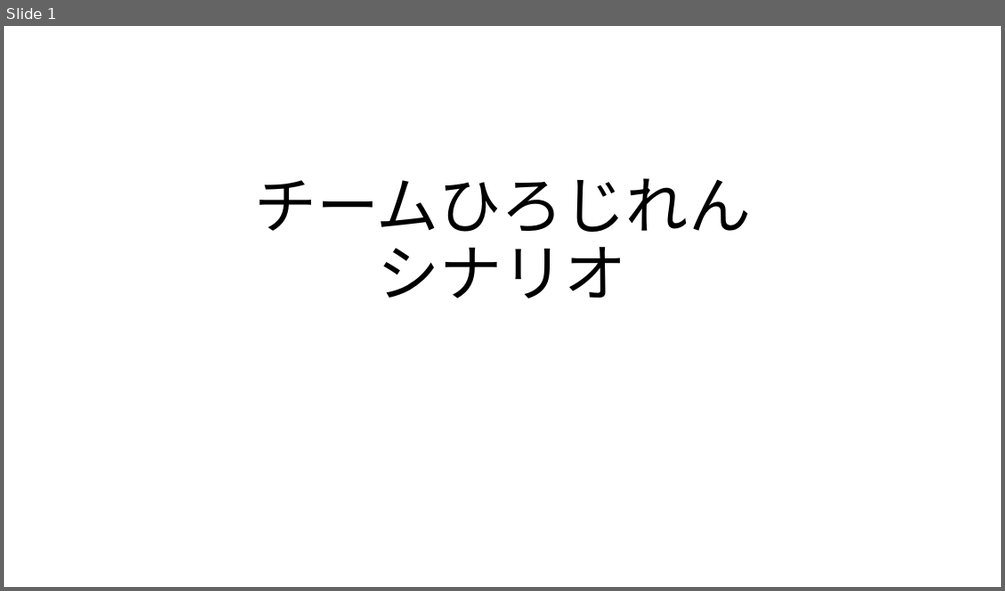
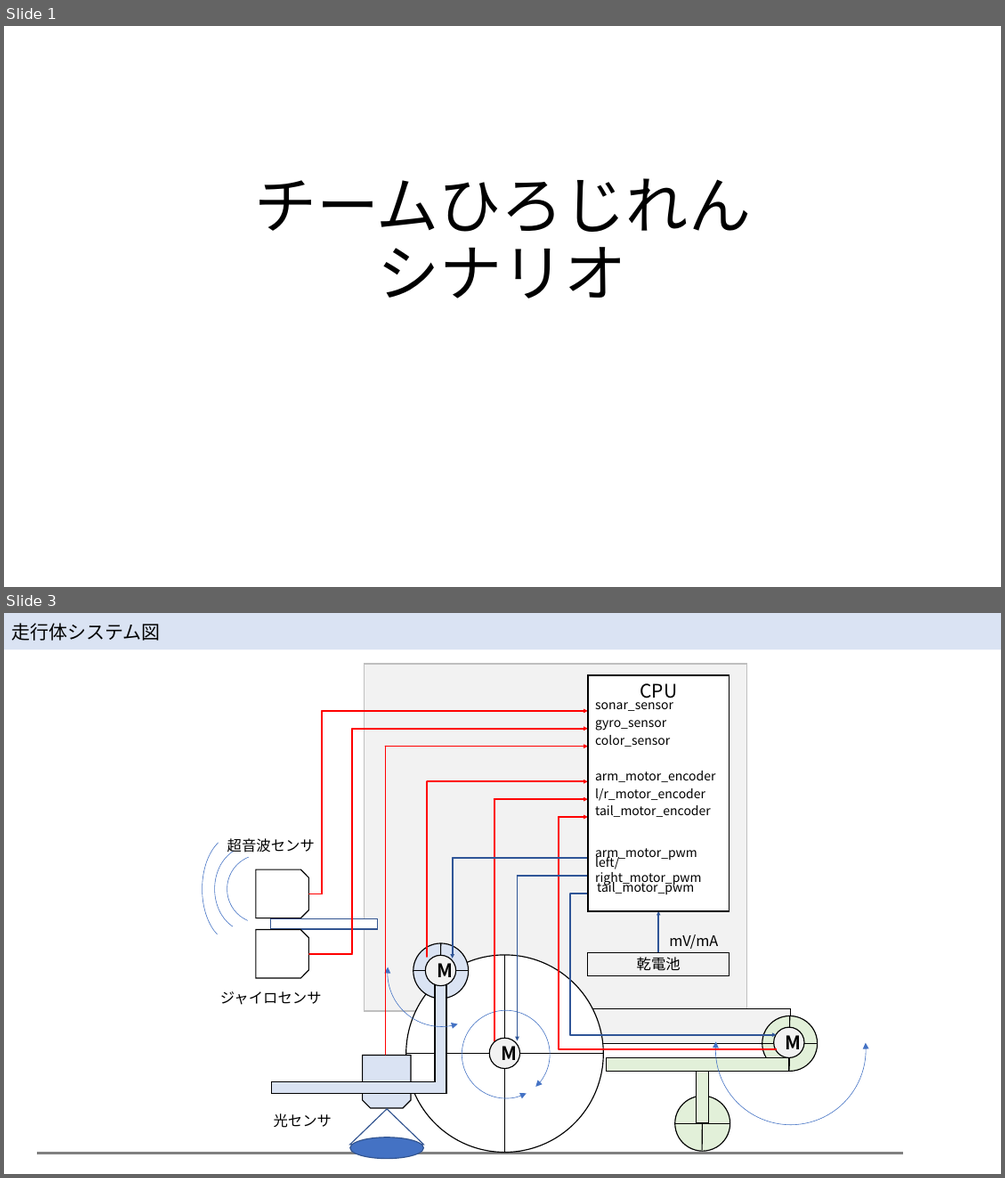
Before and after one commit to McRobo2019/ET_Robo_2019, a slide deck: Documents/hirojiren_scenario.pptx. Shown one above the other, each under a label of ours: slide 1 before the commit, slides 1 and 3 after it; the slides between them are not shown. The pictures are 1005x591 and 1005x1178 pixels, drawn with LibreOffice and Linux fonts; fonts in the diff are those of the drawing. Boxes give left, top, right and bottom in pixels: in the first picture for what was removed or moved away, otherwise in the second. Text is boxed around its words. In the diff, an @@ line names an element or a change of style, - is before the commit and + after.

```diff
--- a/Documents/hirojiren_scenario.pptx
+++ b/Documents/hirojiren_scenario.pptx
@@ slide 3 added at bbox=[4, 613, 1001, 1174], background #FFFFFF @@
@@ rectangle added at bbox=[4, 613, 1001, 649], fill #DAE3F3, 18 pt, text #000000 @@
+走行体システム図
@@ group added at bbox=[202, 664, 866, 1159]: 21 lines, 13 texts, 10 arrows, 9 ellipses, 7 rectangles, 6 arc (boxed as its full ellipse)s, 3 snip same rects, 1 triangle, 1 corner @@
+超音波センサ
+ジャイロセンサ
+光センサ
+M
+M
+M
+CPU
+tail_motor_pwm
+left/right_motor_pwm
+arm_motor_pwm
+tail_motor_encoder
+l/r_motor_encoder
+arm_motor_encoder
+color_sensor
+gyro_sensor
+sonar_sensor
+乾電池
+mV/mA
@@ line added from (38, 1153) to (903, 1153), #808080 3 pt @@
```
Also in this commit, not shown: 2 other slides added, 1 slide removed.
